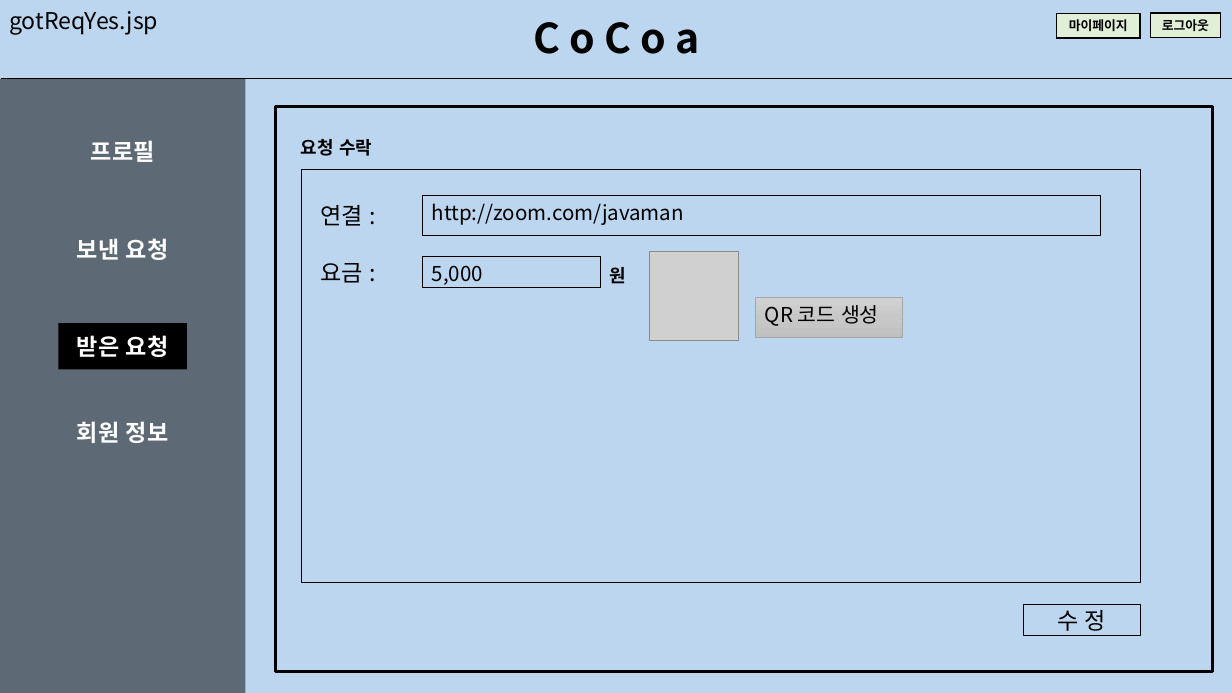
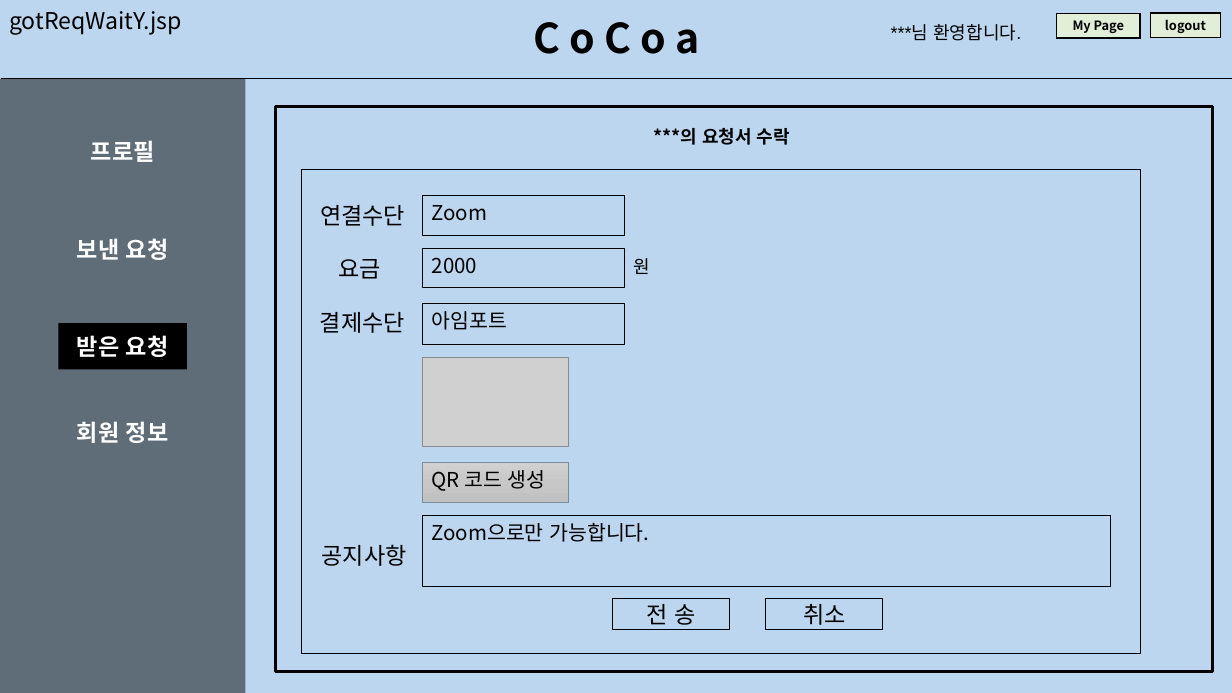
Before and after one commit to math-shpark/AI-Platform-Project-2021-CoCoa-, a slide deck: slide 24 of documents/UI.pptx (slide 20 before the commit). Drawn at 1232x693 pixels with LibreOffice and Linux fonts; fonts in the diff are those of the drawing; grey boxes stand for pictures. Boxes give left, top, right and bottom in pixels: in the first picture for what was removed or moved away, otherwise in the second. Text is boxed around its words. In the diff, an @@ line names an element or a change of style, - is before the commit and + after.

```diff
--- a/documents/UI.pptx
+++ b/documents/UI.pptx
@@ text at (9, 11, 182, 35): text changed @@
-gotReqYes.jsp
+gotReqWaitY.jsp
@@ text added at (891, 24, 1021, 41), 14 pt, text #000000 @@
+***님 환영합니다.
@@ text in rectangle at (1073, 20, 1124, 33): text changed @@
-마이페이지
+My Page
@@ text in rectangle at (1165, 19, 1206, 33): text changed @@
-로그아웃
+logout
@@ text at (653, 128, 790, 145): text changed @@
-요청 수락
+***의 요청서 수락
@@ rectangle: place and size @@
-rectangle at (301, 169, 1140, 582)
+rectangle at (301, 169, 1140, 653)
@@ text at (320, 205, 405, 226): text changed @@
-연결 :
+연결수단
@@ rectangle removed at (422, 195, 1101, 236) @@
-http://zoom.com/javaman
@@ rectangle added at (422, 195, 624, 236), outline #000000 0.75 pt, 16 pt, text #000000 @@
+Zoom
@@ text at (338, 259, 381, 279): text changed @@
-요금 :
+요금
@@ rectangle removed at (422, 256, 600, 287) @@
-5,000
@@ rectangle added at (422, 249, 624, 287), outline #000000 0.75 pt, 16 pt, text #000000 @@
+2000
@@ text "원": place and size @@
-text "원" at (609, 267, 626, 284)
+text "원" at (633, 258, 650, 274)
@@ text "원" at (633, 258, 650, 274): font Noto Sans CJK KR to Arial, bold off @@
@@ text added at (320, 312, 405, 333), 18 pt, text #000000 @@
+결제수단
@@ rectangle added at (422, 304, 624, 345), outline #000000 0.75 pt, 16 pt, text #000000 @@
+아임포트
@@ picture: place and size @@
-picture at (650, 252, 738, 341)
+picture at (422, 357, 569, 445)
@@ rectangle "QR 코드 생성": place and size @@
-rectangle "QR 코드 생성" at (756, 298, 903, 338)
+rectangle "QR 코드 생성" at (422, 462, 569, 503)
@@ rectangle "QR 코드 생성" at (422, 462, 569, 503): outline #A5A5A5 0.75 pt to #78909C 0.75 pt @@
@@ rectangle added at (422, 516, 1111, 586), outline #000000 0.75 pt, 16 pt, text #000000 @@
+Zoom으로만 가능합니다.
@@ text added at (322, 544, 407, 566), 18 pt, text #000000 @@
+공지사항
@@ rectangle added at (613, 599, 730, 630), outline #000000 0.75 pt, 18 pt, text #000000 @@
+전 송
@@ rectangle added at (766, 599, 884, 630), outline #000000 0.75 pt, 18 pt, text #000000 @@
+취소
@@ rectangle removed at (1023, 605, 1141, 637) @@
-수 정
```
Also in this commit, not shown: 19 other slides changed, 14 slides added, 9 slides removed, 7 other files.
